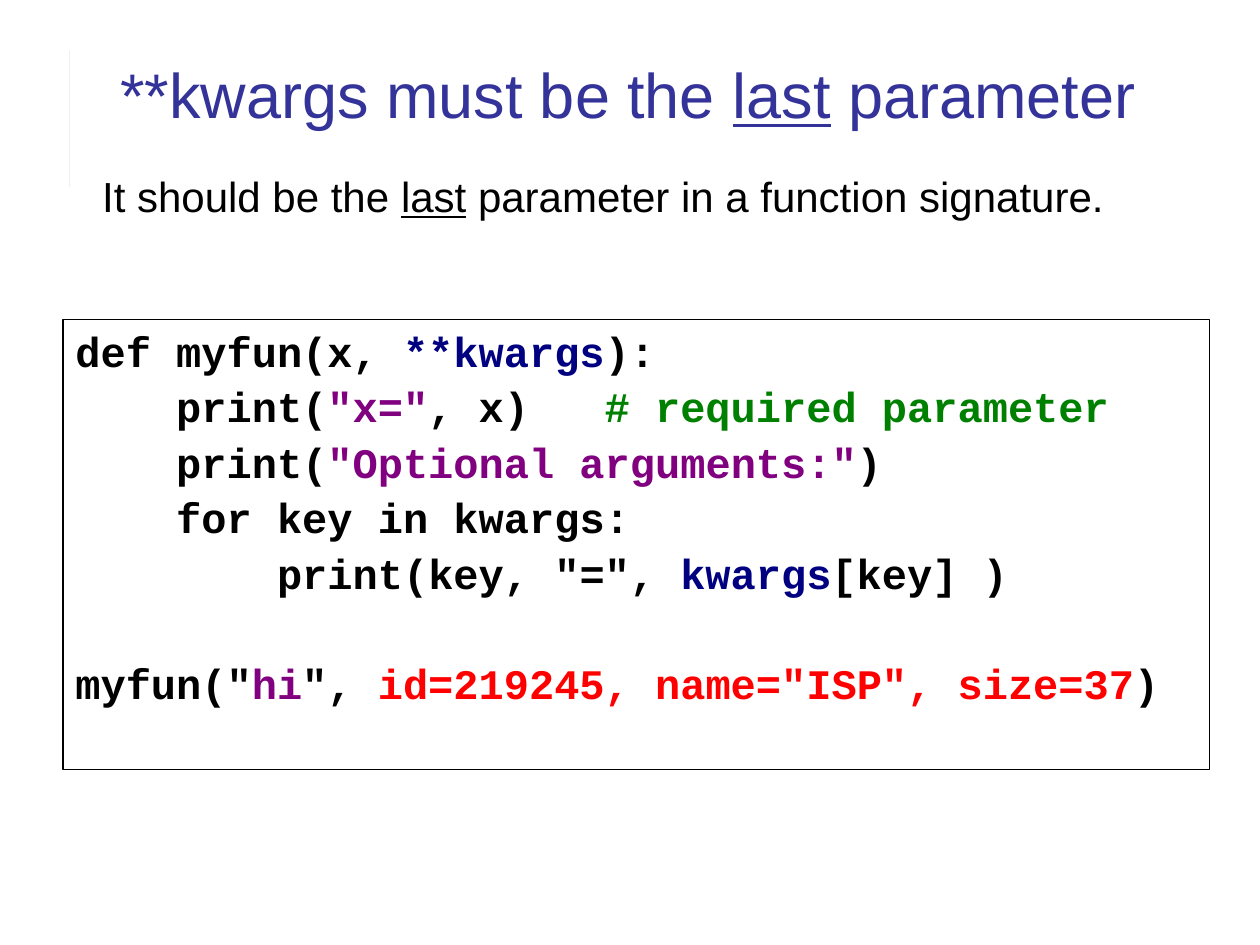
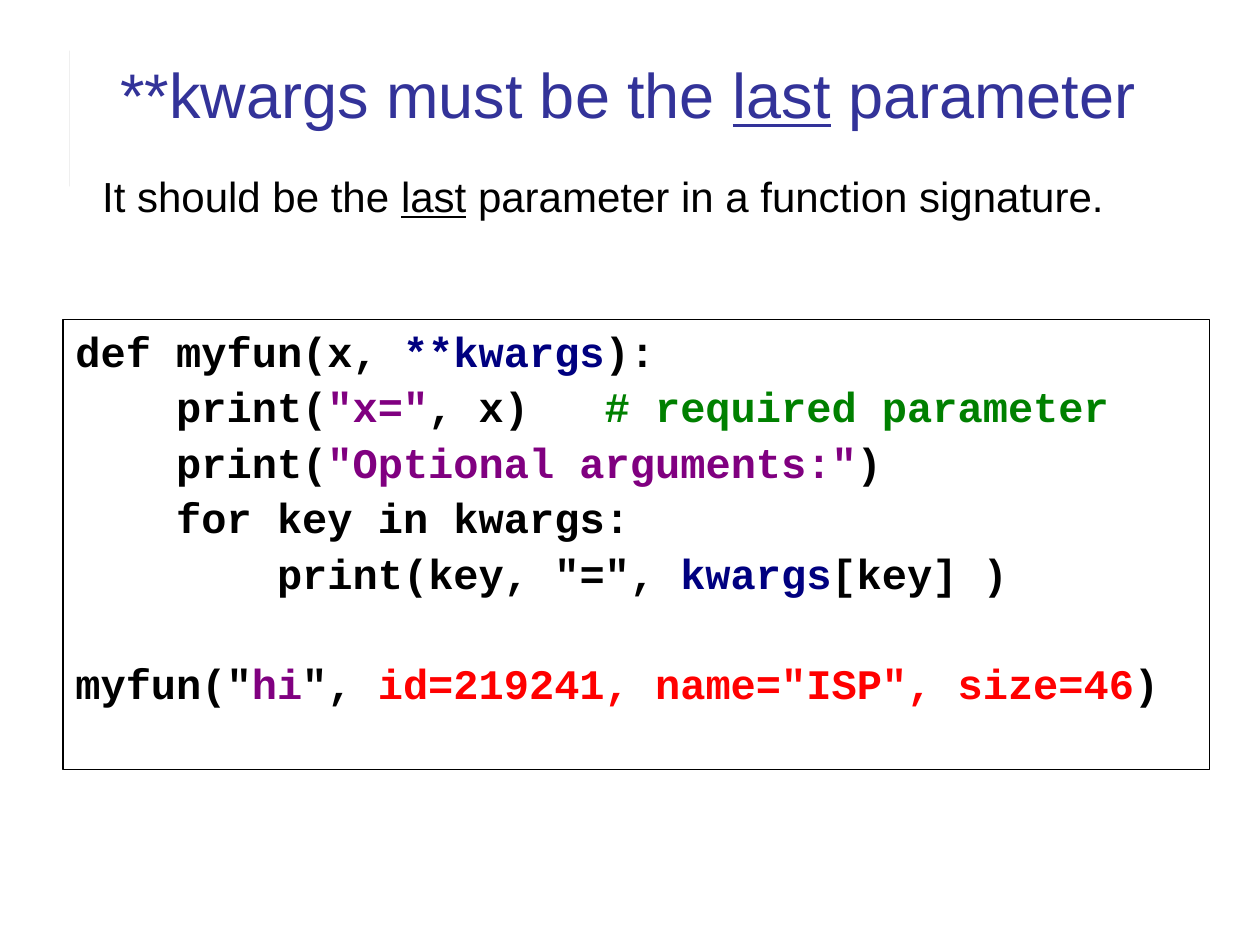
Before and after one commit to cpske/ISP, a slide deck: slide 4 of django/Django-review-1.ppt (slide 6 before the commit). Drawn at 1260x945 pixels with LibreOffice and Linux fonts; fonts in the diff are those of the drawing. Boxes give left, top, right and bottom in pixels: in the first picture for what was removed or moved away, otherwise in the second. Text is boxed around its words. In the diff, an @@ line names an element or a change of style, - is before the commit and + after.

```diff
--- a/django/Django-review-1.ppt
+++ b/django/Django-review-1.ppt
@@ text in rectangle at (x1=75, y1=669, x2=1159, y2=708): text changed @@
-myfun("hi", id=219245, name="ISP", size=37)
+myfun("hi", id=219241, name="ISP", size=46)
```
Also in this commit, not shown: 15 other slides changed, 2 slides added, 4 slides removed, 2 other files.
